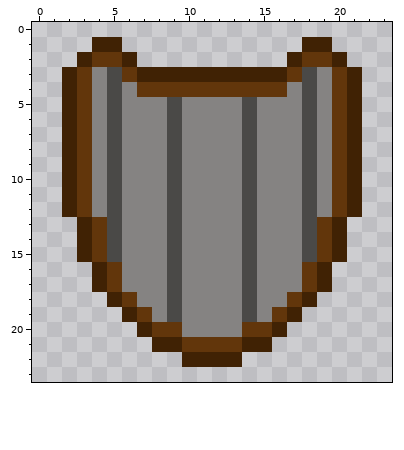
One commit to this pixel-art sprite: data/images/shield_icon.png. Above is the file before it was changed.
The file is 24x24 pixels.
The same view after the edit:
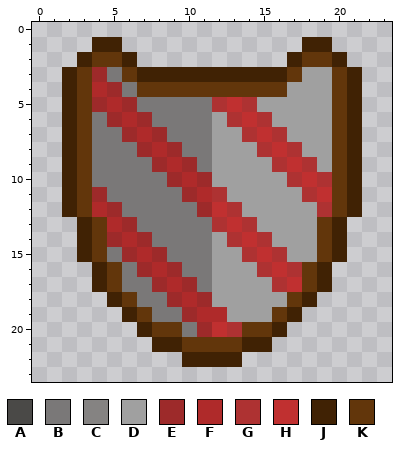
Palette (. is transparent): A #4a4947  B #7a7878  C #858382  D #a0a0a0  E #9d2a2a  F #af2a2a  G #ae3232  H #c03030  J #402204  K #62360b
What changed:
Changed rows in their new state; - is an unchanged pixel.
first column x 4:
 3 EB------------DD
 4 FEB----------DDD
 5 EFEBBBBBGHGDDDDD
 6 BEFEBBBBDGHGDDDD
 7 BBEFEBBBDDGHGDDD
 8 BBBEFEBBDDDGHGDD
 9 BBBBEFEBDDDDGHGD
10 BBBBBEFEDDDDDGHG
11 EBBBBBEFGDDDDDGH
12 FEBBBBBEHGDDDDDG
13 -FEBBBBBGHGDDDD-
14 -EFEBBBBDGHGDDD-
15 -BEFEBBBDDGHGDD-
16 --BEFEBBDDDGHG--
17 --BBEFEBDDDDGH--
18 ---BBEFEDDDDD---
19 ----BBEFFDDD----
20 ------BEHG------
Pixel boxes of the changes (left, top, right, bottom) in both pictures:
changed: (92, 67, 332, 337)
